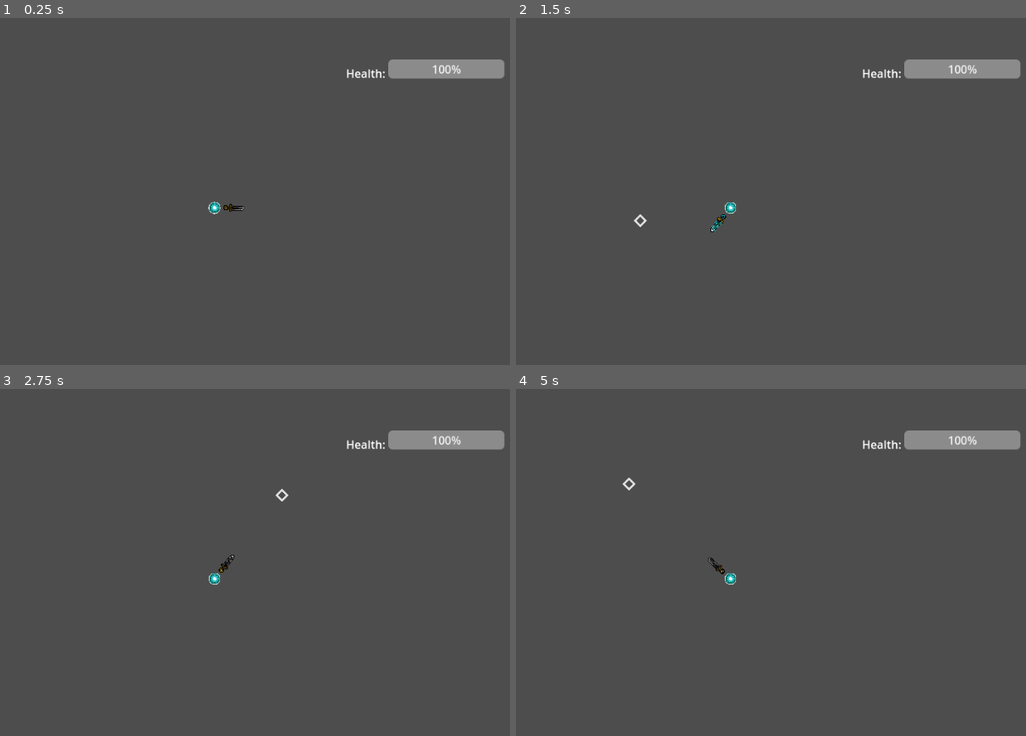
Above: before the commit, frames 1-4 (two rows, left to right).
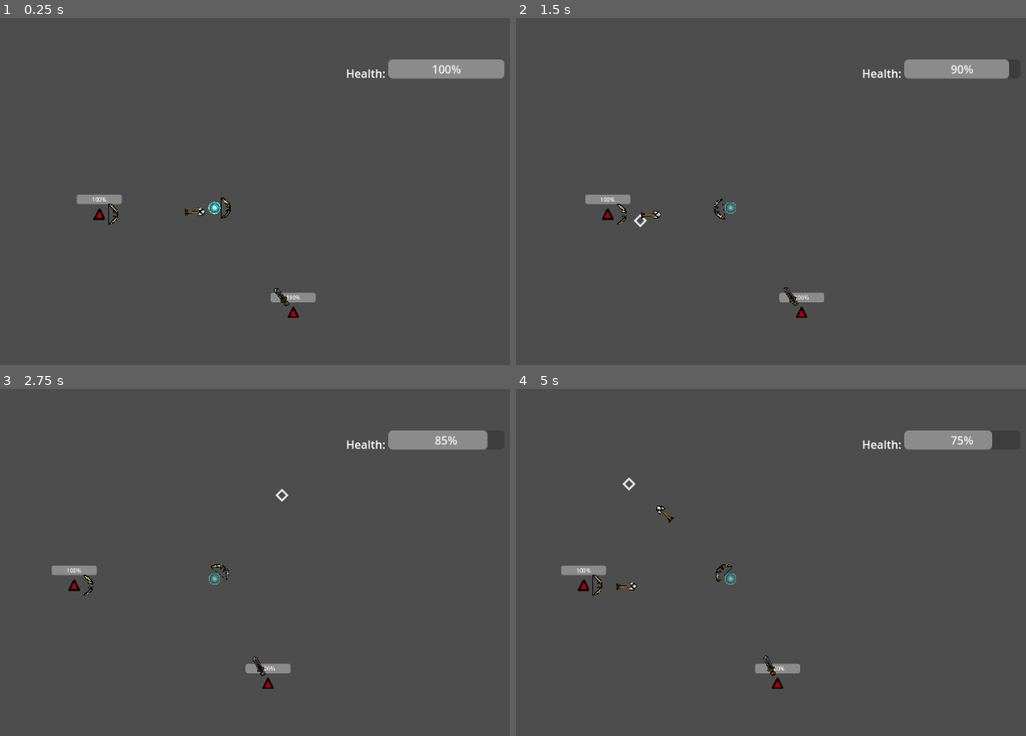
Above: after the commit, the same moments.

Repository: TheRealComedian/sam-pj16
Game: Godot game, scene res://scenes/game.tscn
Same seed, same stepped clock (60 frames per second), same inputs: the game is played once before the commit and once after it.
Inputs (mouse positions are in pixels of both pictures, inside the frame that each line leads up to):
- Up to frame 1 (0.25 s): no input
- Up to frame 2 (1.5 s): tap Enter at 0.5 s; move the mouse to (878, 188) at 0.52 s; hold D (move_right) 0.53-1.25 s; hold Ctrl 0.53-1.25 s; click (878, 188) at 0.67 s; drag from (597, 226) to (730, 208) at 1.27 s
- Up to frame 3 (2.75 s): move the mouse to (280, 496) at 2.02 s; hold D (move_right) from 2.03 s (still down); tap Z at 2.1 s; click (280, 496) at 2.17 s
- Up to frame 4 (5 s): release D (move_right) at 2.75 s; drag from (694, 656) to (526, 520) at 2.77 s; move the mouse to (934, 635) at 3.52 s; hold A (move_left) 3.53-4.25 s; tap Tab at 3.6 s; click (934, 635) at 3.67 s; drag from (526, 520) to (628, 482) at 4.27 s

The runs differ from the first frame. In frame 1, 0.8% of the frame differs, in the area x 15-62%, y 50-87%; in frame 2, 1.0%; in frame 3, 1.1%; in frame 4, 1.3%, in the area x 8-100%, y 11-87%.

Commit message:
Added bow and archers

Diff:
--- a/scenes/entities/character.gd
+++ b/scenes/entities/character.gd
@@ -1,6 +1,7 @@
 class_name Character extends CharacterBody2D
 
 @export var input_disabled: bool = false
+@export var mc: bool = false
 @export var movement_speed: int = 300
 const momentum = 1200
 const friction = 600
--- /dev/null
+++ b/scenes/entities/enemy_base/ghost.tscn
@@ -0,0 +1,106 @@
+[gd_scene load_steps=18 format=3 uid="uid://go5r0qxwwaks"]
+
+[ext_resource type="Script" path="res://scenes/entities/enemy_base/enemy.gd" id="1_h3jc7"]
+[ext_resource type="PackedScene" uid="uid://bymt3484vhpqx" path="res://scenes/components/FSM/finite_state_machine.tscn" id="2_0pdvg"]
+[ext_resource type="Script" path="res://scenes/entities/enemy_base/states/idle.gd" id="3_745of"]
+[ext_resource type="Script" path="res://scenes/entities/enemy_base/states/wander.gd" id="4_w8fye"]
+[ext_resource type="Script" path="res://scenes/entities/enemy_base/states/chase.gd" id="5_bcyya"]
+[ext_resource type="Script" path="res://scenes/entities/enemy_base/states/attack.gd" id="6_at06i"]
+[ext_resource type="Script" path="res://scenes/entities/enemy_base/states/hit.gd" id="7_a14dg"]
+[ext_resource type="Script" path="res://scenes/entities/enemy_base/states/death.gd" id="8_583uy"]
+[ext_resource type="Texture2D" uid="uid://cs6f4hvcgsprf" path="res://assets/sprites/entities/Wisper Sprite.png" id="9_ri8s0"]
+[ext_resource type="PackedScene" uid="uid://sgkunku4x031" path="res://scenes/components/hurtbox_component.tscn" id="10_tjhfg"]
+[ext_resource type="PackedScene" uid="uid://8p244x1dnspa" path="res://scenes/components/health_component.tscn" id="11_x0ato"]
+[ext_resource type="PackedScene" uid="uid://m4b6gk7f36vg" path="res://scenes/entities/health_bar.tscn" id="12_3l6af"]
+[ext_resource type="PackedScene" uid="uid://ba7bjlytuufxp" path="res://scenes/weapons/bow.tscn" id="13_xiwbo"]
+
+[sub_resource type="CircleShape2D" id="CircleShape2D_am6lc"]
+radius = 25.2982
+
+[sub_resource type="CircleShape2D" id="CircleShape2D_4370a"]
+radius = 24.0
+
+[sub_resource type="CircleShape2D" id="CircleShape2D_xytv3"]
+radius = 512.516
+
+[sub_resource type="CircleShape2D" id="CircleShape2D_e2t7j"]
+radius = 474.861
+
+[node name="Enemy" type="CharacterBody2D" node_paths=PackedStringArray("detection_range", "attack_range", "health_component", "weapon")]
+script = ExtResource("1_h3jc7")
+detection_range = NodePath("DetectionRange")
+attack_range = NodePath("AttackRange")
+movement_speed = 200
+health_component = NodePath("HealthComponent")
+weapon = NodePath("Bow")
+
+[node name="CollisionShape2D" type="CollisionShape2D" parent="."]
+shape = SubResource("CircleShape2D_am6lc")
+
+[node name="FiniteStateMachine" parent="." node_paths=PackedStringArray("initial_state") instance=ExtResource("2_0pdvg")]
+initial_state = NodePath("Idle")
+
+[node name="Idle" type="Node" parent="FiniteStateMachine"]
+script = ExtResource("3_745of")
+
+[node name="Wander" type="Node" parent="FiniteStateMachine"]
+script = ExtResource("4_w8fye")
+
+[node name="Chase" type="Node" parent="FiniteStateMachine"]
+script = ExtResource("5_bcyya")
+
+[node name="Attack" type="Node" parent="FiniteStateMachine"]
+script = ExtResource("6_at06i")
+
+[node name="Hit" type="Node" parent="FiniteStateMachine"]
+script = ExtResource("7_a14dg")
+
+[node name="Death" type="Node" parent="FiniteStateMachine"]
+script = ExtResource("8_583uy")
+
+[node name="Sprite2D" type="Sprite2D" parent="."]
+modulate = Color(0.664854, 0, 0.0390365, 1)
+texture = ExtResource("9_ri8s0")
+
+[node name="Hurtbox" parent="." node_paths=PackedStringArray("health_component", "visual_node") instance=ExtResource("10_tjhfg")]
+health_component = NodePath("../HealthComponent")
+visual_node = NodePath("../Sprite2D")
+
+[node name="CollisionShape2D" type="CollisionShape2D" parent="Hurtbox"]
+shape = SubResource("CircleShape2D_4370a")
+debug_color = Color(0, 0.611806, 0.626093, 0.42)
+
+[node name="HealthComponent" parent="." instance=ExtResource("11_x0ato")]
+
+[node name="HealthBar" parent="." node_paths=PackedStringArray("health_component") instance=ExtResource("12_3l6af")]
+offset_left = -64.0
+offset_top = -56.0
+offset_right = 64.0
+offset_bottom = -29.0
+health_component = NodePath("../HealthComponent")
+
+[node name="Bow" parent="." instance=ExtResource("13_xiwbo")]
+position = Vector2(7, 0)
+
+[node name="DetectionRange" type="Area2D" parent="."]
+collision_layer = 0
+collision_mask = 2
+
+[node name="CollisionShape2D" type="CollisionShape2D" parent="DetectionRange"]
+shape = SubResource("CircleShape2D_xytv3")
+debug_color = Color(0.815686, 0.811765, 0, 0.0470588)
+
+[node name="AttackRange" type="Area2D" parent="."]
+collision_layer = 0
+collision_mask = 2
+
+[node name="CollisionShape2D" type="CollisionShape2D" parent="AttackRange"]
+shape = SubResource("CircleShape2D_e2t7j")
+debug_color = Color(1, 0.529412, 0.219608, 0.121569)
+
+[node name="NavigationAgent2D" type="NavigationAgent2D" parent="."]
+avoidance_enabled = true
+radius = 60.0
+debug_enabled = true
+
+[connection signal="velocity_computed" from="NavigationAgent2D" to="FiniteStateMachine/Chase" method="velocity_computed"]
--- a/scenes/entities/player/player.tscn
+++ b/scenes/entities/player/player.tscn
@@ -3,8 +3,8 @@
 [ext_resource type="Script" path="res://scenes/entities/player/player.gd" id="1_3evo7"]
 [ext_resource type="Texture2D" uid="uid://bmyq5fspilx6v" path="res://assets/sprites/entities/Wisper Mote.png" id="2_ed7un"]
 [ext_resource type="PackedScene" uid="uid://8p244x1dnspa" path="res://scenes/components/health_component.tscn" id="4_758oi"]
-[ext_resource type="PackedScene" uid="uid://b6ukhia0s6mkl" path="res://scenes/weapons/sword.tscn" id="5_6qmra"]
 [ext_resource type="PackedScene" uid="uid://sgkunku4x031" path="res://scenes/components/hurtbox_component.tscn" id="5_23hp3"]
+[ext_resource type="PackedScene" uid="uid://ba7bjlytuufxp" path="res://scenes/weapons/bow.tscn" id="5_y4aer"]
 
 [sub_resource type="RectangleShape2D" id="RectangleShape2D_srh2y"]
 size = Vector2(32, 32)
@@ -16,8 +16,9 @@
 collision_layer = 2
 motion_mode = 1
 script = ExtResource("1_3evo7")
+mc = true
 health_component = NodePath("HealthComponent")
-weapon = NodePath("Sword")
+weapon = NodePath("Bow")
 
 [node name="Sprite2D" type="Sprite2D" parent="."]
 texture = ExtResource("2_ed7un")
@@ -39,4 +40,4 @@
 max_health = 20.0
 current_health = 20.0
 
-[node name="Sword" parent="." instance=ExtResource("5_6qmra")]
+[node name="Bow" parent="." instance=ExtResource("5_y4aer")]
--- a/scenes/game.tscn
+++ b/scenes/game.tscn
@@ -1,10 +1,12 @@
-[gd_scene load_steps=8 format=3 uid="uid://7wibdi5xwkt"]
+[gd_scene load_steps=10 format=3 uid="uid://7wibdi5xwkt"]
 
 [ext_resource type="Script" path="res://scenes/game.gd" id="1_ilbpj"]
 [ext_resource type="PackedScene" uid="uid://c4xyjdvy1qpyx" path="res://scenes/entities/player/player.tscn" id="2_ie04y"]
 [ext_resource type="Script" path="res://scenes/ui/hud/hud.gd" id="2_nyb4e"]
 [ext_resource type="PackedScene" uid="uid://m4b6gk7f36vg" path="res://scenes/entities/health_bar.tscn" id="3_a6vth"]
 [ext_resource type="Texture2D" uid="uid://dk3rnrcrrw8yr" path="res://assets/godot/icons/State.png" id="5_1cxmy"]
+[ext_resource type="PackedScene" uid="uid://y28itm0e1koh" path="res://scenes/entities/enemy_base/enemy.tscn" id="5_h3vh1"]
+[ext_resource type="PackedScene" uid="uid://go5r0qxwwaks" path="res://scenes/entities/enemy_base/ghost.tscn" id="5_kfto5"]
 
 [sub_resource type="AtlasTexture" id="AtlasTexture_jk3v1"]
 atlas = ExtResource("5_1cxmy")
@@ -58,6 +60,11 @@
 scale = Vector2(0.142427, 0.142427)
 sprite_frames = SubResource("SpriteFrames_mk6ck")
 
+[node name="Enemy2" parent="." instance=ExtResource("5_kfto5")]
+
+[node name="Enemy" parent="." instance=ExtResource("5_h3vh1")]
+position = Vector2(551, 279)
+
 [node name="Player" parent="." instance=ExtResource("2_ie04y")]
 position = Vector2(327, -18)
 metadata/_edit_group_ = true
--- /dev/null
+++ b/scenes/weapons/arrow.gd
@@ -0,0 +1,27 @@
+class_name Arrow
+extends Node2D
+
+@export var speed := 1000.0
+@export var lifetime := .69
+
+var direction:=Vector2.ZERO
+
+@onready var timer := $Timer
+@onready var hitbox := $Hitbox
+@onready var sprite := $Sprite2D
+@onready var impact_detector := $ImpactDetector
+
+# Called when the node enters the scene tree for the first time.
+func _ready() -> void:
+	set_as_top_level(true)
+	look_at(position+direction)
+	timer.timeout.connect(queue_free)
+	timer.start(lifetime)
+	impact_detector.body_entered.connect(_on_impact)
+
+
+func _physics_process(delta: float) -> void:
+	position += direction * speed * delta
+
+func _on_impact(_body: Node) -> void:
+	queue_free()
--- /dev/null
+++ b/scenes/weapons/arrow.tscn
@@ -0,0 +1,39 @@
+[gd_scene load_steps=6 format=3 uid="uid://d0r7n281un4av"]
+
+[ext_resource type="Script" path="res://scenes/weapons/arrow.gd" id="1_2ytha"]
+[ext_resource type="Texture2D" uid="uid://cvc4jdxcaj5t5" path="res://assets/sprites/weapons/Arrowtest.png" id="1_bilv8"]
+[ext_resource type="Script" path="res://scenes/weapons/arrowhitbox.gd" id="3_83wa2"]
+
+[sub_resource type="CircleShape2D" id="CircleShape2D_bkgp1"]
+radius = 12.0416
+
+[sub_resource type="CircleShape2D" id="CircleShape2D_e2etd"]
+radius = 12.0
+
+[node name="Arrow" type="Node2D"]
+script = ExtResource("1_2ytha")
+
+[node name="Sprite2D" type="Sprite2D" parent="."]
+position = Vector2(32, 32)
+rotation = 1.57114
+texture = ExtResource("1_bilv8")
+
+[node name="Hitbox" type="Area2D" parent="."]
+collision_layer = 77
+collision_mask = 0
+script = ExtResource("3_83wa2")
+damage = 1.0
+
+[node name="CollisionShape2D" type="CollisionShape2D" parent="Hitbox"]
+position = Vector2(47, 32)
+shape = SubResource("CircleShape2D_bkgp1")
+
+[node name="ImpactDetector" type="Area2D" parent="."]
+collision_layer = 0
+collision_mask = 79
+
+[node name="CollisionShape2D" type="CollisionShape2D" parent="ImpactDetector"]
+position = Vector2(47, 32)
+shape = SubResource("CircleShape2D_e2etd")
+
+[node name="Timer" type="Timer" parent="."]
--- /dev/null
+++ b/scenes/weapons/arrowhitbox.gd
@@ -0,0 +1,26 @@
+class_name ArrowHitbox extends Hitbox
+
+#damage := 20
+@onready var collision_shape := $CollisionShape2D
+
+# Called when the node enters the scene tree for the first time.
+func _ready() -> void:
+	pass # Replace with function body.
+
+
+# Called every frame. 'delta' is the elapsed time since the previous frame.
+func _process(delta: float) -> void:
+	pass
+
+#  Disable the hitbox once it hits a target or wall
+func set_disabled(is_disabled: bool) -> void:
+	collision_shape.set_deferred("disabled", is_disabled)
+
+#  Disappears once the hitbox hits a target or wall
+func _on_body_entered(body):
+	queue_free()
+	pass
+
+func _on_visible_on_screen_enabler_2d_screen_exited():
+	queue_free()
+	pass
--- /dev/null
+++ b/scenes/weapons/bow.gd
@@ -0,0 +1,37 @@
+class_name Bow extends Weapon
+
+@export var sprite:Sprite2D
+const ArrowScene := preload("res://scenes/weapons/arrow.tscn")
+
+@onready var shoot_position := $CursorFacing
+@export var cooldown_duration: float = 0.69
+
+var weapon_timer = 0.0
+var cooldown = 0.69
+var arrow_speed = 900
+
+# Called when the node enters the scene tree for the first time.
+func _ready() -> void:
+	pass # Replace with function body.
+
+
+# Called every frame. 'delta' is the elapsed time since the previous frame.
+func _process(delta: float) -> void:
+	pass
+
+func cancel_attack():
+	#how do you cancel an arrow
+	pass
+
+func attack():
+	var arrow = ArrowScene.instantiate()
+	arrow.global_position = shoot_position.global_position
+	if user.mc:
+		arrow.direction = global_position.direction_to(get_global_mouse_position())
+	else:
+		shoot_position.target_position=Global.player.position
+		arrow.direction = (shoot_position.target_position).normalized()
+	#arrow.rotation_degrees = rotation_degrees
+	#arrow.linear_velocity = Vector2(arrow_speed,0).rotated(arrow.rotation)
+	add_child(arrow)
+	await Util.wait(self.cooldown_duration).timeout
--- /dev/null
+++ b/scenes/weapons/bow.tscn
@@ -0,0 +1,15 @@
+[gd_scene load_steps=3 format=3 uid="uid://ba7bjlytuufxp"]
+
+[ext_resource type="Texture2D" uid="uid://cfo74a3mpgra1" path="res://assets/sprites/weapons/Bow.png" id="1_74aow"]
+[ext_resource type="Script" path="res://scenes/weapons/bow.gd" id="1_usdhu"]
+
+[node name="Bow" type="Node2D"]
+script = ExtResource("1_usdhu")
+
+[node name="Sprite2D" type="Sprite2D" parent="."]
+position = Vector2(32, 0)
+texture = ExtResource("1_74aow")
+
+[node name="CursorFacing" type="RayCast2D" parent="."]
+position = Vector2(0, -24)
+target_position = Vector2(36, 0)
Binary file added: assets/sprites/weapons/Arrowtest.png
Not shown, added: assets/sprites/weapons/Arrowtest.png.import
Binary file added: assets/sprites/weapons/Bow.png
Not shown, added: assets/sprites/weapons/Bow.png.import
